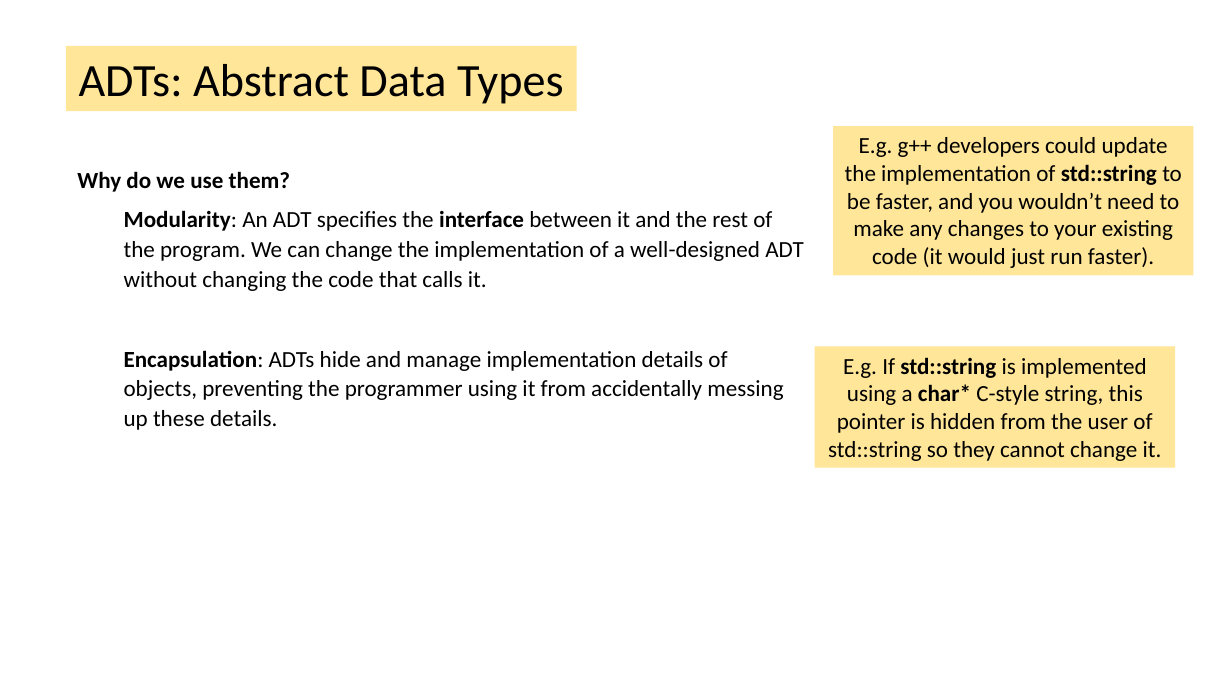
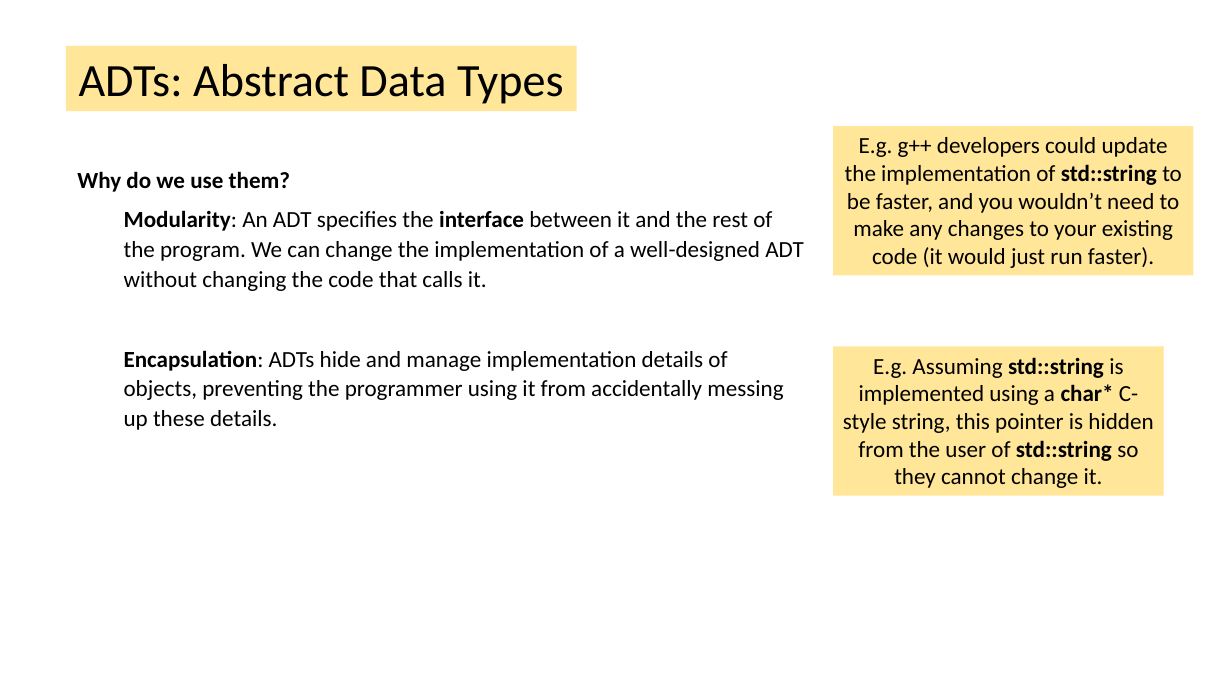
Before and after one commit to tjd1234/cmpt225fall2023, a slide deck: slide 14 of lecture_notes/week4/week4.pptx (slide 13 before the commit). Drawn at 1232x693 pixels with LibreOffice and Linux fonts; fonts in the diff are those of the drawing. Boxes give left, top, right and bottom in pixels: in the first picture for what was removed or moved away, otherwise in the second. Text is boxed around its words. In the diff, an @@ line names an element or a change of style, - is before the commit and + after.

```diff
--- a/lecture_notes/week4/week4.pptx
+++ b/lecture_notes/week4/week4.pptx
@@ rectangle "E.g. Assuming std::string is implemented ...": place and size @@
-rectangle "E.g. Assuming std::string is implemented ..." at [815, 347, 1176, 468]
+rectangle "E.g. Assuming std::string is implemented ..." at [834, 347, 1165, 496]
@@ text in rectangle at [843, 357, 1153, 488]: text changed @@
-E.g. If std::string is implemented using a char* C-style string, this pointer is hidden from the user of std::string so they cannot change it.
+E.g. Assuming std::string is implemented using a char* C-style string, this pointer is hidden from the user of std::string so they cannot change it.
```
Also in this commit, not shown: 4 other slides changed.
